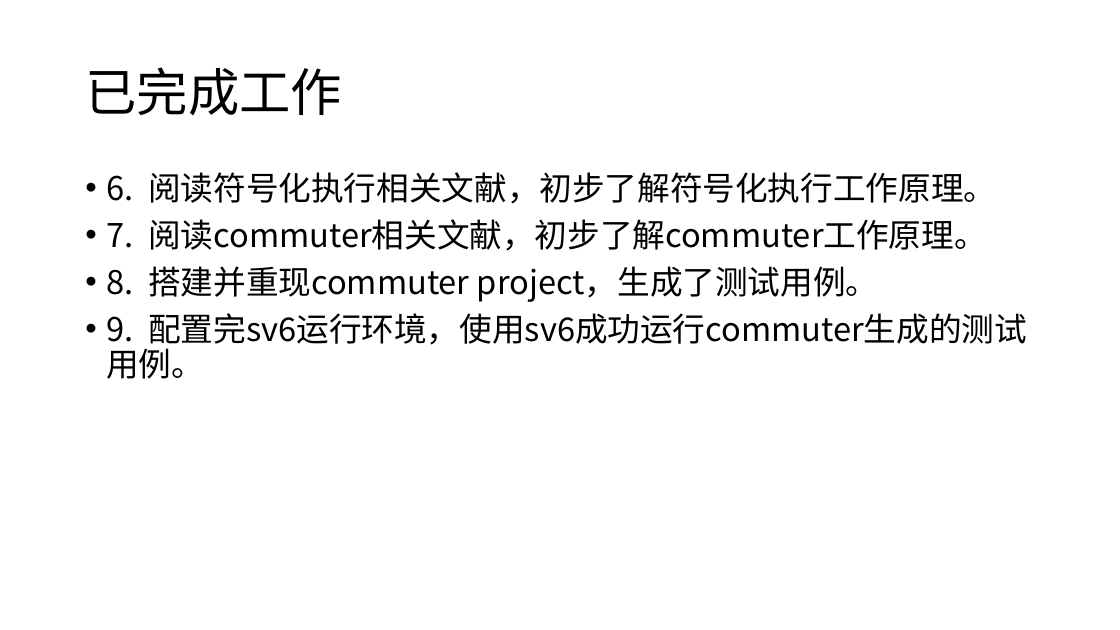
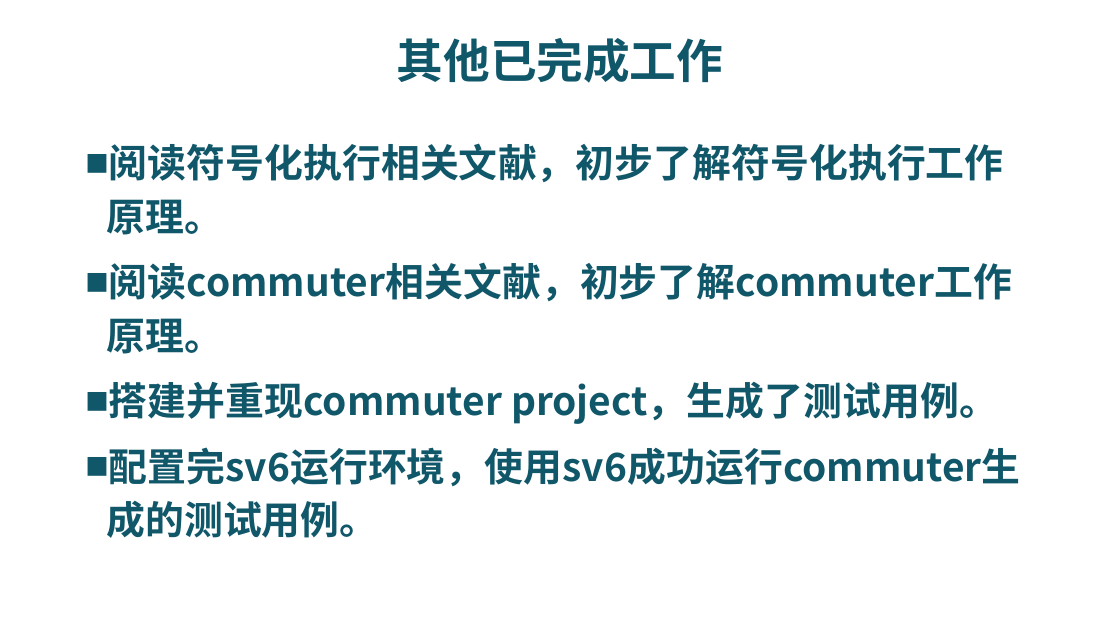
Before and after one commit to riscv-labs/OS2018spring-projects-g06, a slide deck: slide 17 of mid_report.pptx (slide 18 before the commit). Drawn at 1120x630 pixels with LibreOffice and Linux fonts; fonts in the diff are those of the drawing; background and template pictures are left out. Boxes give left, top, right and bottom in pixels: in the first picture for what was removed or moved away, otherwise in the second. Text is boxed around its words. In the diff, an @@ line names an element or a change of style, - is before the commit and + after.

```diff
--- a/mid_report.pptx
+++ b/mid_report.pptx
@@ title at [397, 38, 723, 83]: text changed; size 44 to 40 pt; text colour #000000 to #11576A; bold on @@
-已完成工作
+其他已完成工作
@@ text at [106, 143, 1021, 538]: text changed; size 28 to 33.3 pt; text colour #000000 to #11576A; bold on @@
-• 6. 阅读符号化执行相关文献，初步了解符号化执行工作原理。
-• 7. 阅读commuter相关文献，初步了解commuter工作原理。
-• 8. 搭建并重现commuter project，生成了测试用例。
-• 9. 配置完sv6运行环境，使用sv6成功运行commuter生成的测试用例。
+■ 阅读符号化执行相关文献，初步了解符号化执行工作原理。
+■ 阅读commuter相关文献，初步了解commuter工作原理。
+■ 搭建并重现commuter project，生成了测试用例。
+■ 配置完sv6运行环境，使用sv6成功运行commuter生成的测试用例。
```
Also in this commit, not shown: 19 other slides changed, 1 slide removed, 1 other file.
